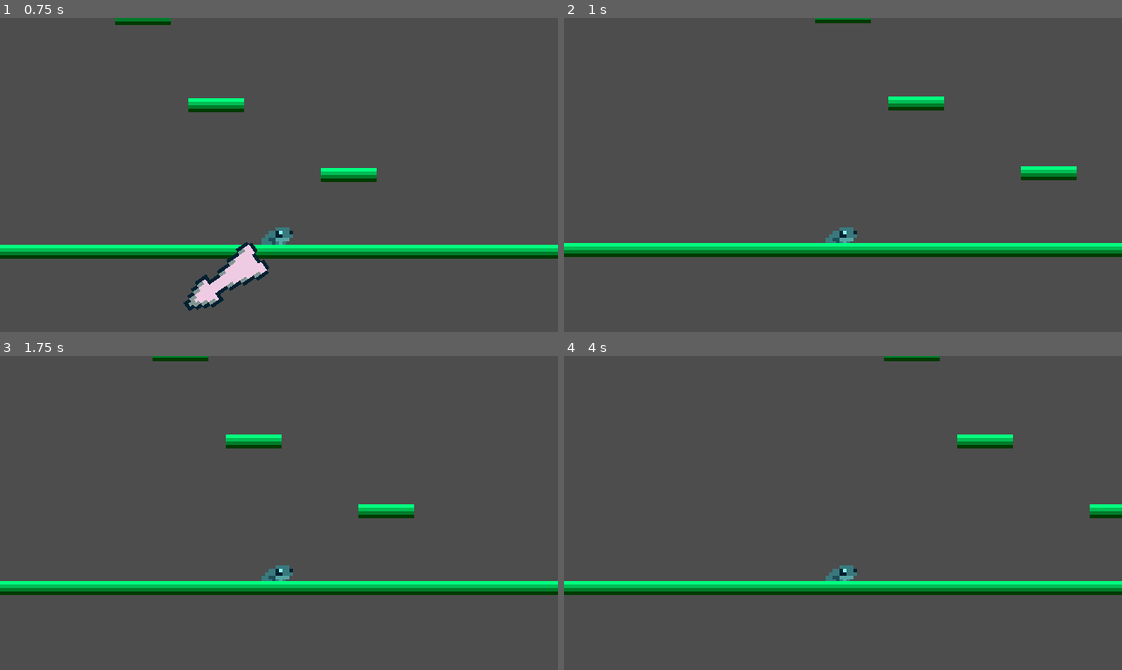
Above: before the commit, frames 1-4 (two rows, left to right).
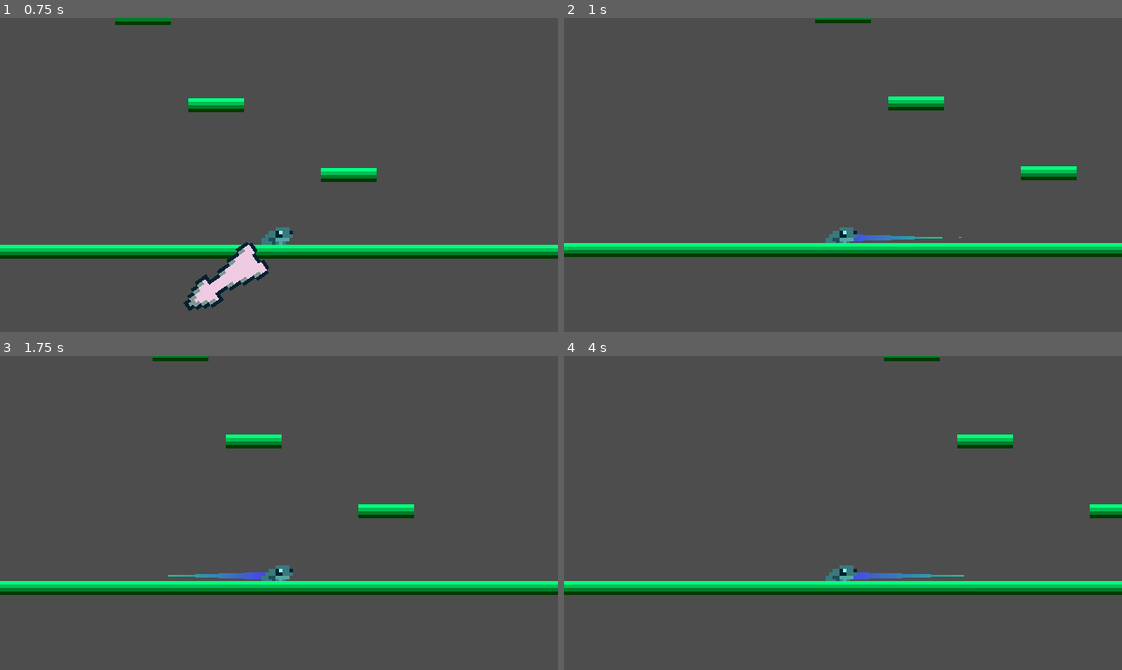
Above: after the commit, the same moments.

Repository: Screwloose-Games/brackeys-game-jam-sept-2024
Game: Godot game, scene res://world/level_01.tscn
The game is run twice, just before and just after one commit, with the same random seed, the same clock (stepped at 60 frames per second) and the same inputs.
Inputs (mouse positions are in pixels of both pictures, inside the frame that each line leads up to):
- Up to frame 1 (0.75 s): tap Enter at 0.5 s; move the mouse to (401, 159) at 0.52 s; click (401, 159) at 0.67 s
- Up to frame 2 (1 s): no input
- Up to frame 3 (1.75 s): move the mouse to (167, 528) at 1.27 s; click (167, 528) at 1.42 s
- Up to frame 4 (4 s): move the mouse to (898, 443) at 2.02 s; click (898, 443) at 2.17 s; move the mouse to (815, 575) at 2.77 s; click (815, 575) at 2.92 s; move the mouse to (1010, 560) at 3.52 s; click (1010, 560) at 3.67 s

Frame 1 is identical in both runs. In frame 2, 0.2% of the frame differs, in the area x 51-72%, y 68-72%; in frame 3, 0.2%; in frame 4, 0.2%.

Commit message:
Water Working
Player can swim, breach the surface and hop out of the water

Diff:
--- a/project/player/player_controller.gd
+++ b/project/player/player_controller.gd
@@ -4,8 +4,8 @@
 @export  var base_jump_velocity = -10.0
 @export var damping_factor = 0.6
 @export var water_damping_factor = 0.8
-@export var breach_threshold = 5
-@export var water_breach_jump_boost = 1.1
+@export var breach_position_surface_offset = 3
+@export var water_breach_jump_boost = 2
 @export var trail_offset: Node2D
 
 @onready var jump_arrow: JumpArrow = %JumpArrow
@@ -14,10 +14,15 @@
 var jumping = false
 var current_trail: JumpTrail
 var landed = false
-@export var player_state: PlayerState = PlayerState.land
+var jump_from_breach: bool = false
+var water_layer: int = 4
+var breach_layer: int = 8
+@export var player_state: PlayerState = PlayerState.water
+
 
 func _ready():
   jump_arrow.jump.connect(_on_jump)
+  make_trail()
 
 func _on_jump(angle: float, power: float):
   match player_state:
@@ -32,7 +37,6 @@
         velocity.y = v_y
         jumping = true
         $frog_hop_audio._play_hop()
-        make_trail()
     PlayerState.water:
       var direction = Vector2(cos(angle), sin(angle))
 
@@ -42,9 +46,11 @@
       var v_y = direction.y * power * base_jump_velocity
       velocity.y = v_y
       jumping = true
+      #play swim sound here
       $frog_hop_audio._play_hop()
 
     PlayerState.breached:
+      jump_from_breach = true
       var direction = Vector2(cos(angle), sin(angle))
 
       var v_x = direction.x * power * base_jump_velocity * water_breach_jump_boost
@@ -53,7 +59,7 @@
       var v_y = direction.y * power * base_jump_velocity * water_breach_jump_boost
       velocity.y = v_y
       jumping = true
-      pass
+
 
 func _physics_process(delta: float) -> void:
   match player_state:
@@ -78,8 +84,9 @@
         velocity.y = 0
 
     PlayerState.breached:
-      var new_pos = position.move_toward(Vector2(position.x,water_ref.current_water_height),5)
-      position = new_pos
+      velocity.x *= water_damping_factor
+      if not jump_from_breach:
+        position = Vector2(position.x,-water_ref.current_water_height-breach_position_surface_offset)
   move_and_slide()
 
 func make_trail():
@@ -94,17 +101,24 @@
 
 func _on_water_detector_area_entered(area:Area2D):
   if player_state == PlayerState.water:
-    if area.collision_layer == 8:
+    if area.collision_layer == breach_layer:
       player_state = PlayerState.breached
+      velocity = Vector2.ZERO
+      #print("entering breached - play breaching water sound here")
   if player_state == PlayerState.land or PlayerState.breached:
-    if area.collision_layer == 4:
+    if area.collision_layer == water_layer:
+      #print("entered water - play landing in water sound")
+      jump_from_breach = false
       player_state = PlayerState.water
-
-
 
 func _on_water_detector_area_exited(area):
   if player_state == PlayerState.breached:
-    if area.collision_layer == 8:
+    if area.collision_layer == breach_layer:
       player_state = PlayerState.land
-
-  player_state = PlayerState.land
+      jump_from_breach = false
+      #print("on land - play jumping out of water sound")
+  if player_state == PlayerState.water:
+    if area.collision_layer == water_layer:
+      player_state = PlayerState.breached
+      velocity = Vector2.ZERO
+      #print("entering breached - play breaching water sound here")
--- a/project/water/water.tscn
+++ b/project/water/water.tscn
@@ -6,7 +6,7 @@
 size = Vector2(1001.92, 65.6)
 
 [sub_resource type="RectangleShape2D" id="RectangleShape2D_rkau6"]
-size = Vector2(1035, 5)
+size = Vector2(1035, 10)
 
 [node name="Water" type="Node2D"]
 script = ExtResource("1_8wq1e")
@@ -21,5 +21,6 @@
 collision_layer = 8
 
 [node name="Surface" type="CollisionShape2D" parent="SurfaceWater"]
+position = Vector2(0, -2.75)
 shape = SubResource("RectangleShape2D_rkau6")
 debug_color = Color(0.849498, 0.000904281, 0.901185, 0.42)
--- a/project/world/level_01.tscn
+++ b/project/world/level_01.tscn
@@ -12,6 +12,7 @@
 [node name="Parallax2D" type="Parallax2D" parent="."]
 
 [node name="PlayerController" parent="." instance=ExtResource("1_dyd3k")]
+water_breach_jump_boost = 1
 
 [node name="Camera2D" type="Camera2D" parent="PlayerController"]
 position = Vector2(0, -20)
